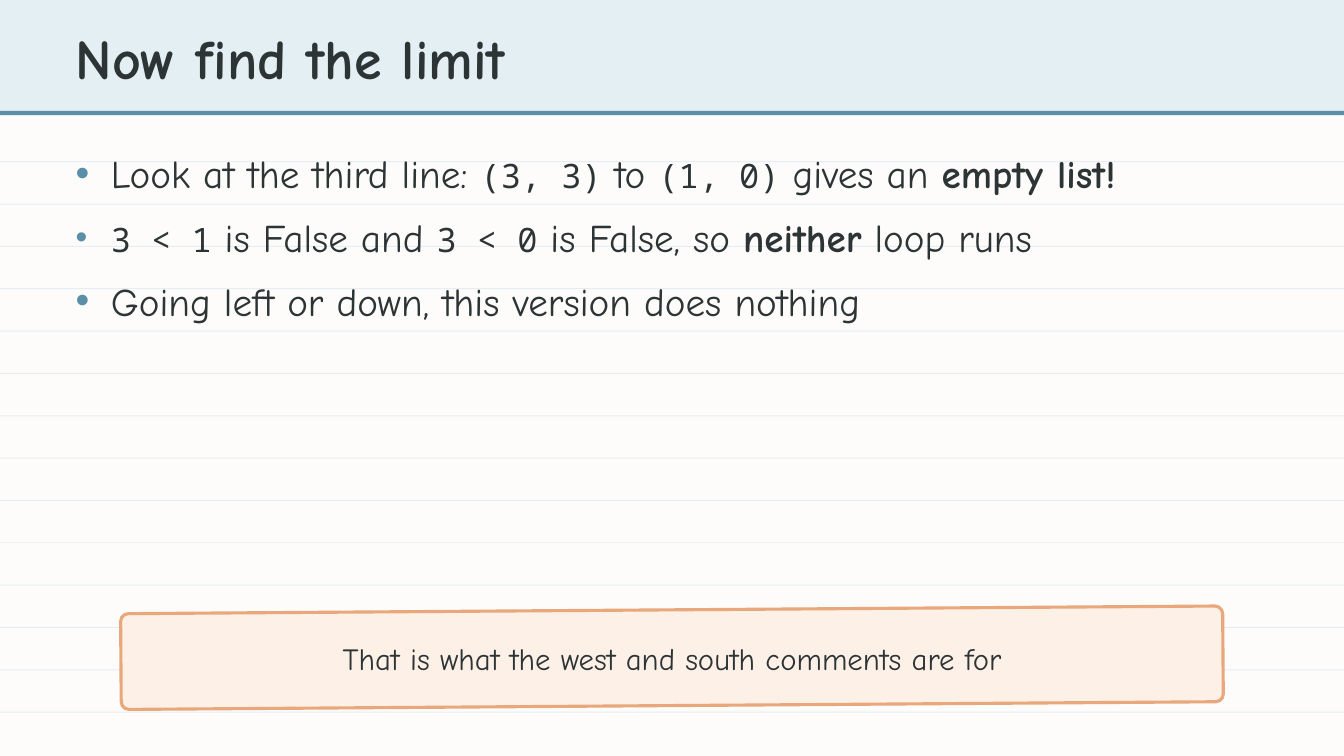
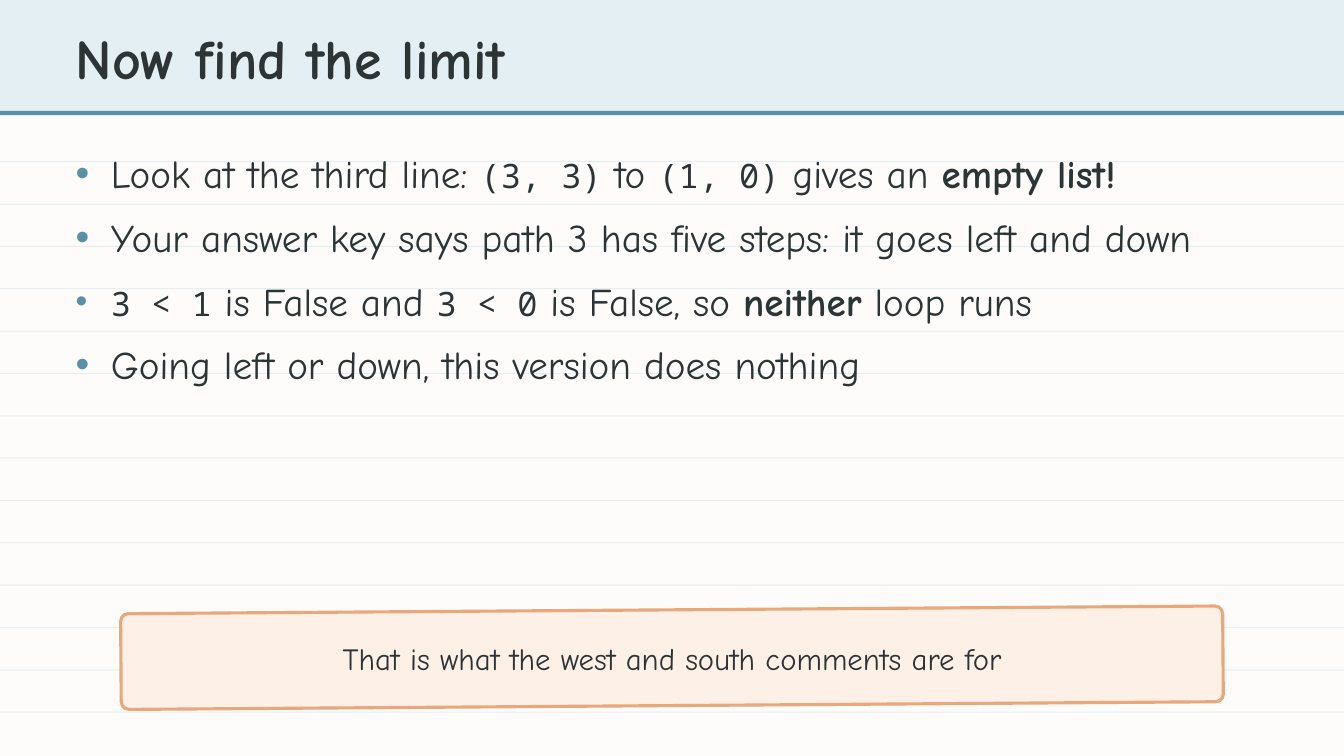
Before and after one commit to bradamiller/LearningPython, a slide deck: slide 20 of static/slides/module-04-manhattan/module-4-lesson-04-the-manhattan-algorithm.pptx (slide 18 before the commit). Drawn at 1344x756 pixels with LibreOffice and Linux fonts; fonts in the diff are those of the drawing. Boxes give left, top, right and bottom in pixels: in the first picture for what was removed or moved away, otherwise in the second. Text is boxed around its words. In the diff, an @@ line names an element or a change of style, - is before the commit and + after.

```diff
--- a/static/slides/module-04-manhattan/module-4-lesson-04-the-manhattan-algorithm.pptx
+++ b/static/slides/module-04-manhattan/module-4-lesson-04-the-manhattan-algorithm.pptx
@@ text at [111,225,1191,260]: paragraph added @@
+• Your answer key says path 3 has five steps: it goes left and down
```
Also in this commit, not shown: 7 other slides changed, 2 slides added, 28 other files.
